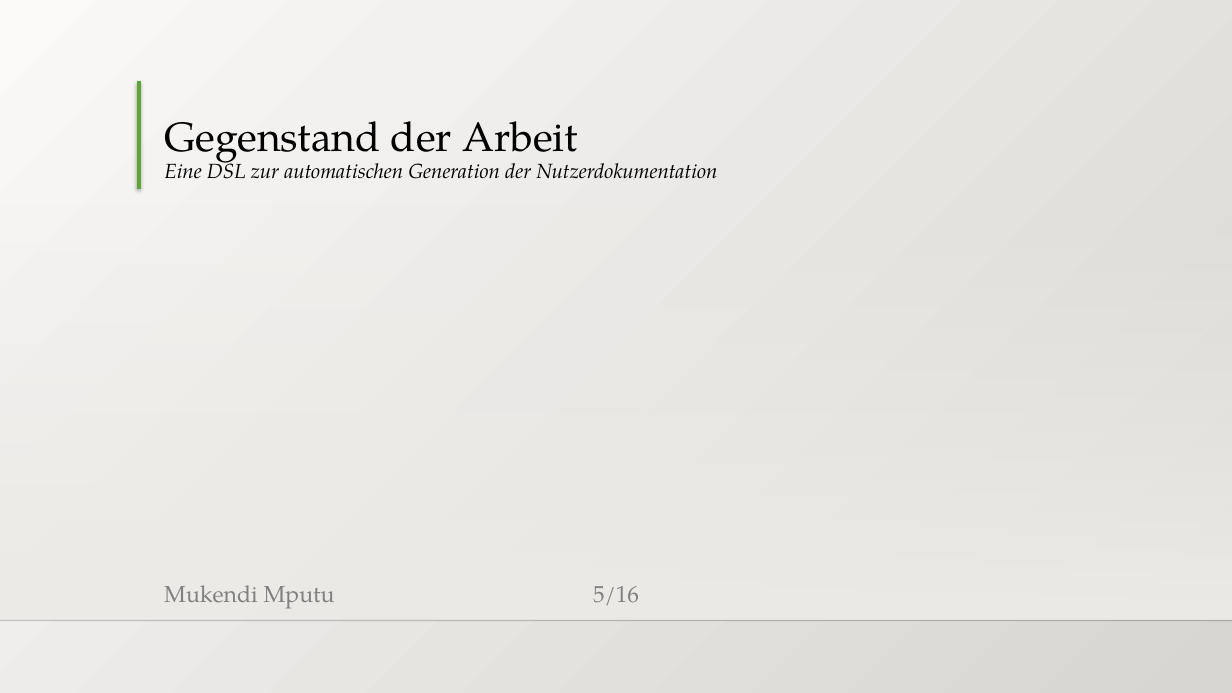
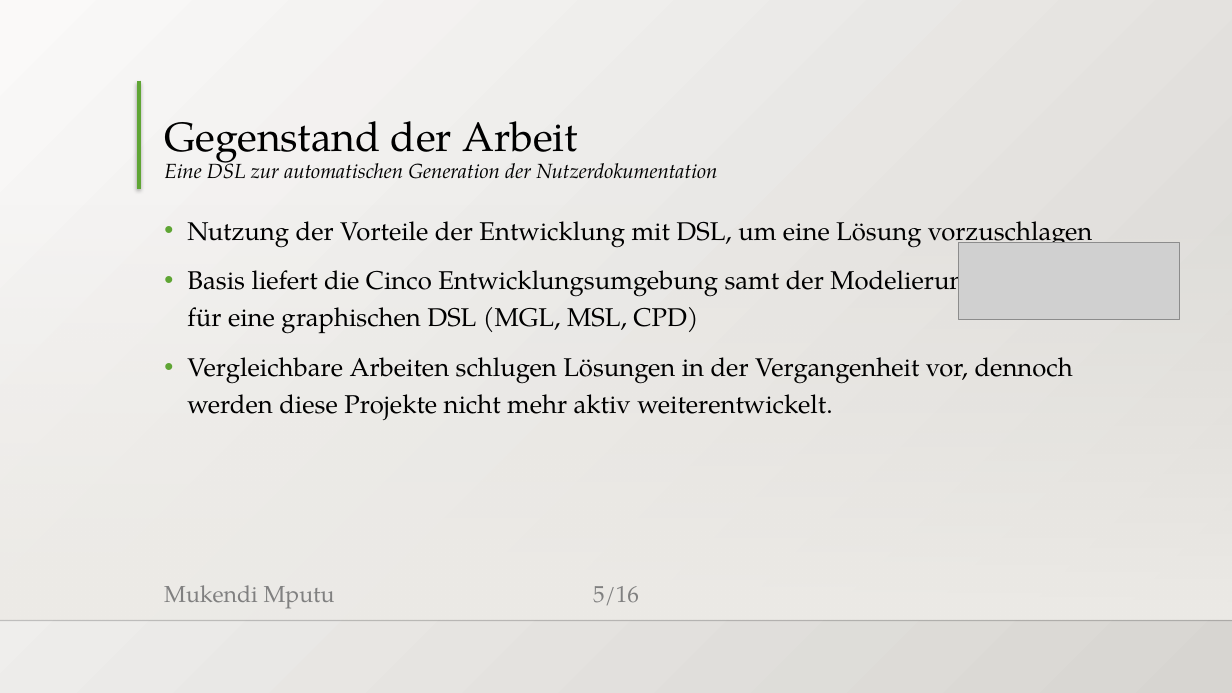
Before and after one commit to MukendiMputu/BachelorThesis, a slide deck: slide 5 of Abschlussvortrag.pptx. Drawn at 1232x693 pixels with LibreOffice and Linux fonts; fonts in the diff are those of the drawing; grey boxes stand for pictures; background and template pictures are left out. Boxes give left, top, right and bottom in pixels: in the first picture for what was removed or moved away, otherwise in the second. Text is boxed around its words. In the diff, an @@ line names an element or a change of style, - is before the commit and + after.

```diff
--- a/Abschlussvortrag.pptx
+++ b/Abschlussvortrag.pptx
@@ text added at (x1=187, y1=221, x2=1092, y2=420), 20 pt, text #000000 @@
+• Nutzung der Vorteile der Entwicklung mit DSL, um eine Lösung vorzuschlagen
+• Basis liefert die Cinco Entwicklungsumgebung samt der Modelierungssprachen für eine graphischen DSL (MGL, MSL, CPD)
+• Vergleichbare Arbeiten schlugen Lösungen in der Vergangenheit vor, dennoch werden diese Projekte nicht mehr aktiv weiterentwickelt.
@@ picture added at (x1=958, y1=242, x2=1179, y2=320) @@
```
Also in this commit, not shown: 2 other slides changed, 1 other file.
